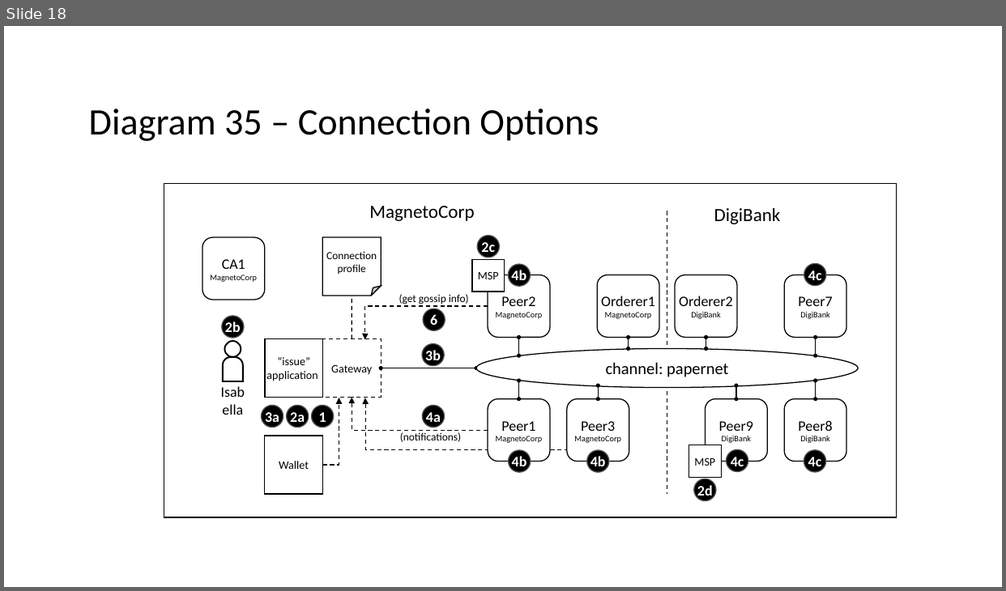
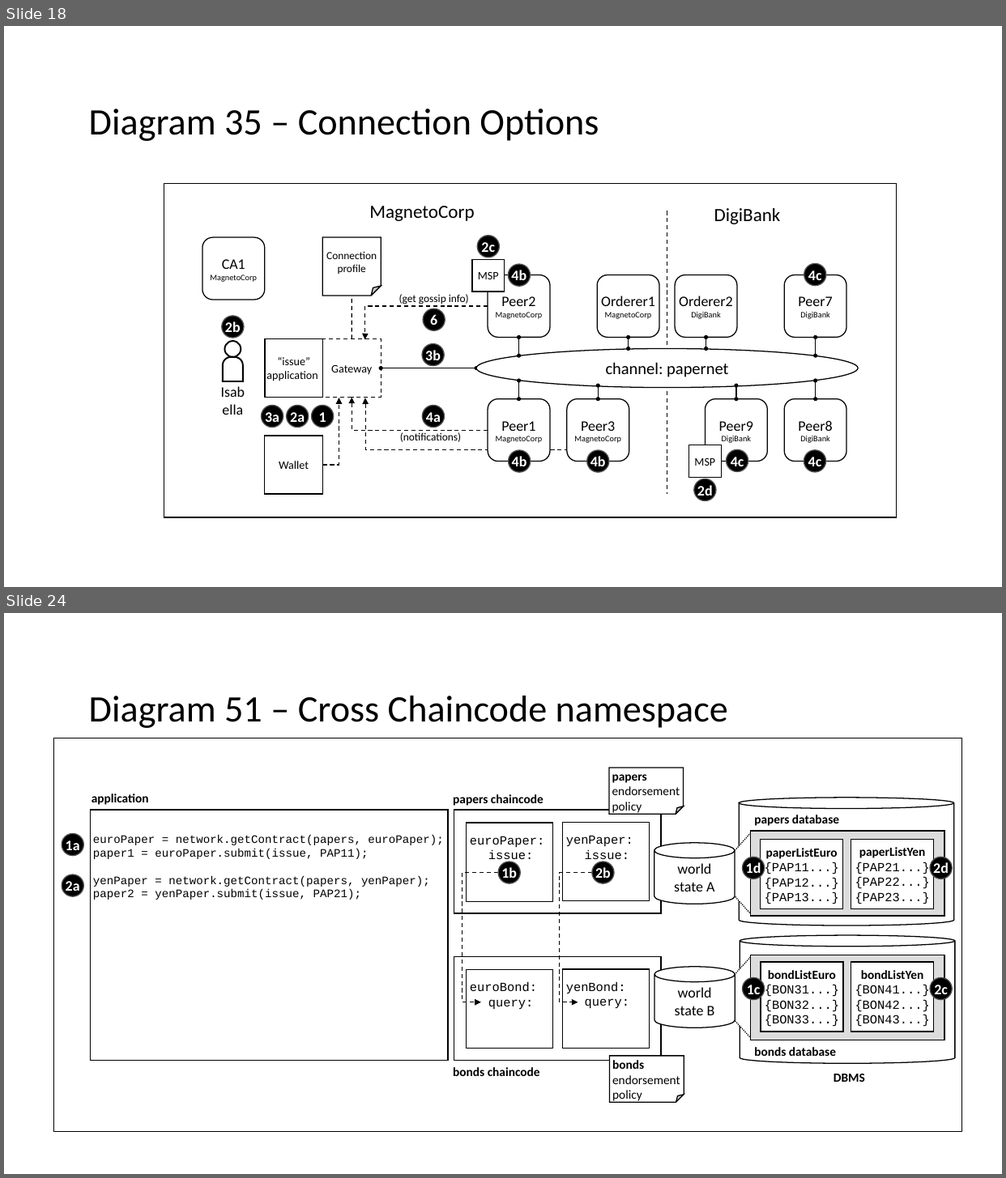
Before and after one commit to hyperledger/fabric, a slide deck: docs/source/developapps/diagrams.pptx. Shown one above the other, each under a label of ours: slide 18 before the commit, slides 18 and 24 after it; the slides between them are not shown. The pictures are 1006x591 and 1006x1178 pixels, drawn with LibreOffice and Linux fonts; fonts in the diff are those of the drawing. Boxes give left, top, right and bottom in pixels: in the first picture for what was removed or moved away, otherwise in the second. Text is boxed around its words. In the diff, an @@ line names an element or a change of style, - is before the commit and + after.

Commit message:
FAB-13336 Develop Apps: Chaincode namespace

```diff
--- a/docs/source/developapps/diagrams.pptx
+++ b/docs/source/developapps/diagrams.pptx
@@ slide 24 added at [4,613,1002,1174], background #FFFFFF @@
@@ text added at [89,696,728,728], 36 pt, text #000000 @@
+Diagram 51 – Cross Chaincode namespace
@@ rectangle added at [54,738,962,1131], outline #000000 1 pt @@
@@ folded corner added at [609,768,683,815], fill #FFFFFF, outline #000000 1 pt, 12 pt, text #000000 @@
+papers
+endorsement
+policy
@@ text added at [91,794,149,805], 12 pt, text #000000, bold @@
+application
@@ text added at [453,794,543,806], 12 pt, text #000000, bold @@
+papers chaincode
@@ cylinder added at [739,798,954,926], fill #FFFFFF, outline #000000 1 pt @@
@@ rectangle added at [90,810,448,1061], fill #FFFFFF, outline #000000 1 pt, 11 pt, text #000000 @@
+euroPaper = network.getContract(papers, euroPaper);
+paper1 = euroPaper.submit(issue, PAP11);
+yenPaper = network.getContract(papers, yenPaper);
+paper2 = yenPaper.submit(issue, PAP21);
@@ rectangle added at [454,810,661,914], fill #FFFFFF, outline #000000 1 pt @@
@@ rectangle added at [466,823,552,902], fill #FFFFFF, outline #000000 1 pt, 12 pt, text #000000 @@
+euroPaper:
+issue:
@@ rectangle added at [562,823,650,902], fill #FFFFFF, outline #000000 1 pt, 12 pt, text #000000 @@
+yenPaper:
+issue:
@@ trapezoid added at [719,831,753,917], fill #FFFFFF, outline #000000 1 pt dashed @@
@@ text added at [754,815,839,826], 12 pt, text #000000, bold @@
+papers database
@@ ellipse added at [62,834,83,855], fill #000000, outline #535353 1 pt, 14 pt, text #FFFFFF, bold @@
+1a
@@ cylinder added at [654,843,735,905], fill #FFFFFF, outline #000000 1 pt, 14 pt, text #000000 @@
+world
+state A
@@ ellipse added at [62,875,83,897], fill #000000, outline #535353 1 pt, 14 pt, text #FFFFFF, bold @@
+2a
@@ elbow arrow added from (498, 873) to (481, 1003), #000000 1 pt dashed @@
@@ ellipse added at [498,862,520,884], fill #000000, outline #535353 1 pt, 14 pt, text #FFFFFF, bold @@
+1b
@@ elbow arrow added from (592, 873) to (578, 1003), #000000 1 pt dashed @@
@@ ellipse added at [592,862,614,884], fill #000000, outline #535353 1 pt, 14 pt, text #FFFFFF, bold @@
+2b
@@ group added at [742,831,952,916]: 3 rectangles, 2 ellipses @@
+paperListEuro
+{PAP11...}
+{PAP12...} {PAP13...}
+paperListYen
+{PAP21...}
+{PAP22...}
+{PAP23...}
+1d
+2d
@@ cylinder added at [740,935,955,1063], fill #FFFFFF, outline #000000 1 pt @@
@@ rectangle added at [454,956,661,1061], outline #000000 1 pt @@
@@ rectangle added at [466,970,552,1050], fill #FFFFFF, outline #000000 1 pt, 12 pt, text #000000 @@
+euroBond:
+query:
@@ rectangle added at [562,969,650,1049], fill #FFFFFF, outline #000000 1 pt, 12 pt, text #000000 @@
+yenBond:
+query:
@@ cylinder added at [654,967,735,1029], fill #FFFFFF, outline #000000 1 pt, 14 pt, text #000000 @@
+world
+state B
@@ trapezoid added at [719,955,753,1040], fill #FFFFFF, outline #000000 1 pt dashed @@
@@ group added at [742,955,952,1041]: 3 rectangles, 2 ellipses @@
+bondListEuro
+{BON31...}
+{BON32...}
+{BON33...}
+bondListYen
+{BON41...}
+{BON42...}
+{BON43...}
+1c
+2c
@@ text added at [754,1047,836,1056], 12 pt, text #000000, bold @@
+bonds database
@@ text added at [453,1067,540,1076], 12 pt, text #000000, bold @@
+bonds chaincode
@@ folded corner added at [610,1056,684,1102], fill #FFFFFF, outline #000000 1 pt, 12 pt, text #000000 @@
+bonds
+endorsement
+policy
@@ text added at [833,1074,865,1082], 12 pt, text #000000, bold @@
+DBMS
```
Also in this commit, not shown: 12 other slides added, 4 other files.
